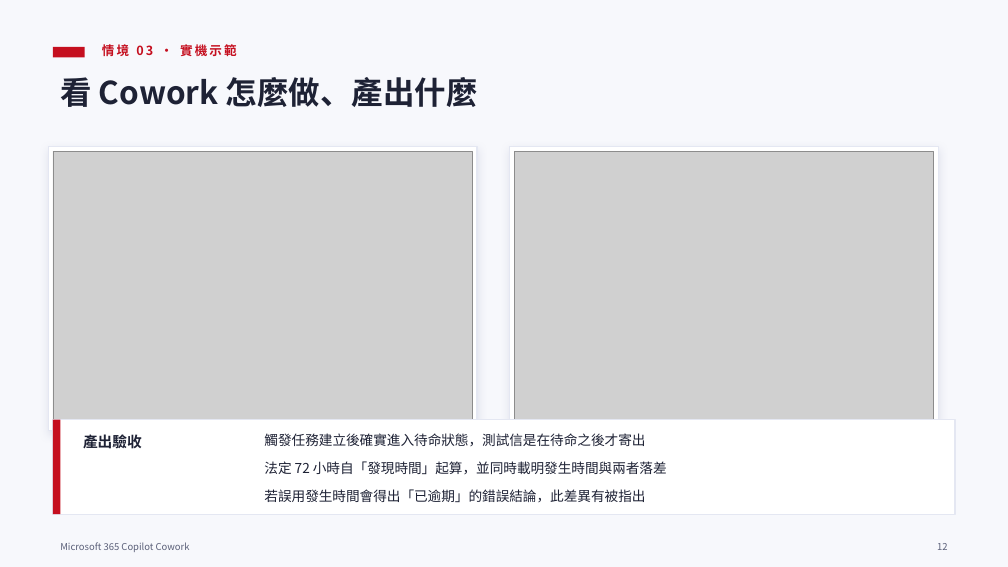
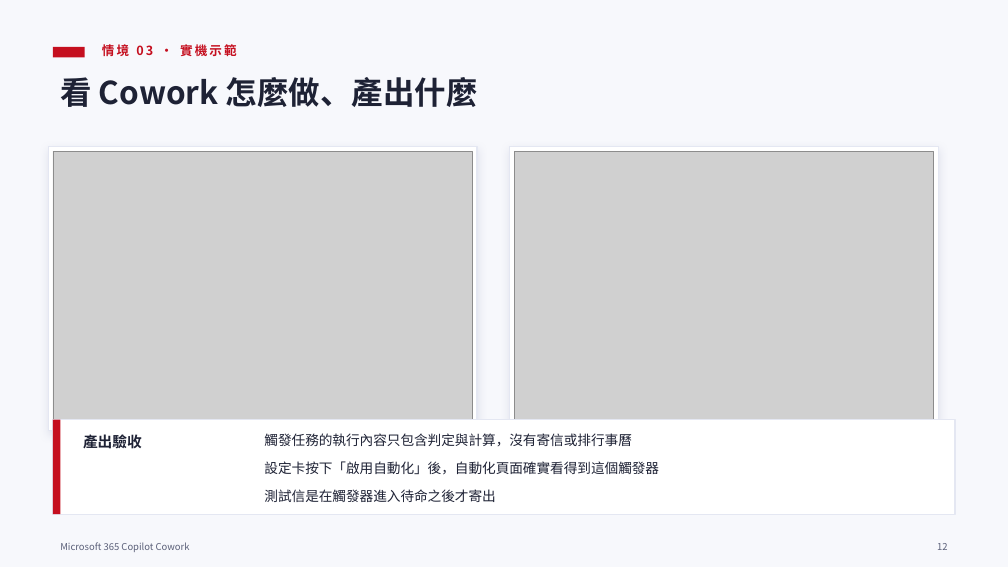
Before and after one commit to AndyHung11/Copilot-in-1mins, a slide deck: slide 13 of CoworkPlaybook/Cowork_教育訓練簡報_電信業版.pptx. Drawn at 1008x567 pixels with LibreOffice and Linux fonts; fonts in the diff are those of the drawing; grey boxes stand for pictures; background and template pictures are left out. Boxes give left, top, right and bottom in pixels: in the first picture for what was removed or moved away, otherwise in the second. Text is boxed around its words. In the diff, an @@ line names an element or a change of style, - is before the commit and + after.

```diff
--- a/CoworkPlaybook/Cowork_教育訓練簡報_電信業版.pptx
+++ b/CoworkPlaybook/Cowork_教育訓練簡報_電信業版.pptx
@@ text at <box>264,433,631,446</box>: text changed @@
-觸發任務建立後確實進入待命狀態，測試信是在待命之後才寄出
+觸發任務的執行內容只包含判定與計算，沒有寄信或排行事曆
@@ text at <box>264,461,659,475</box>: text changed @@
-法定 72 小時自「發現時間」起算，並同時載明發生時間與兩者落差
+設定卡按下「啟用自動化」後，自動化頁面確實看得到這個觸發器
@@ text at <box>264,489,495,502</box>: text changed @@
-若誤用發生時間會得出「已逾期」的錯誤結論，此差異有被指出
+測試信是在觸發器進入待命之後才寄出
```
Also in this commit, not shown: 4 other slides changed, 6 other files.
